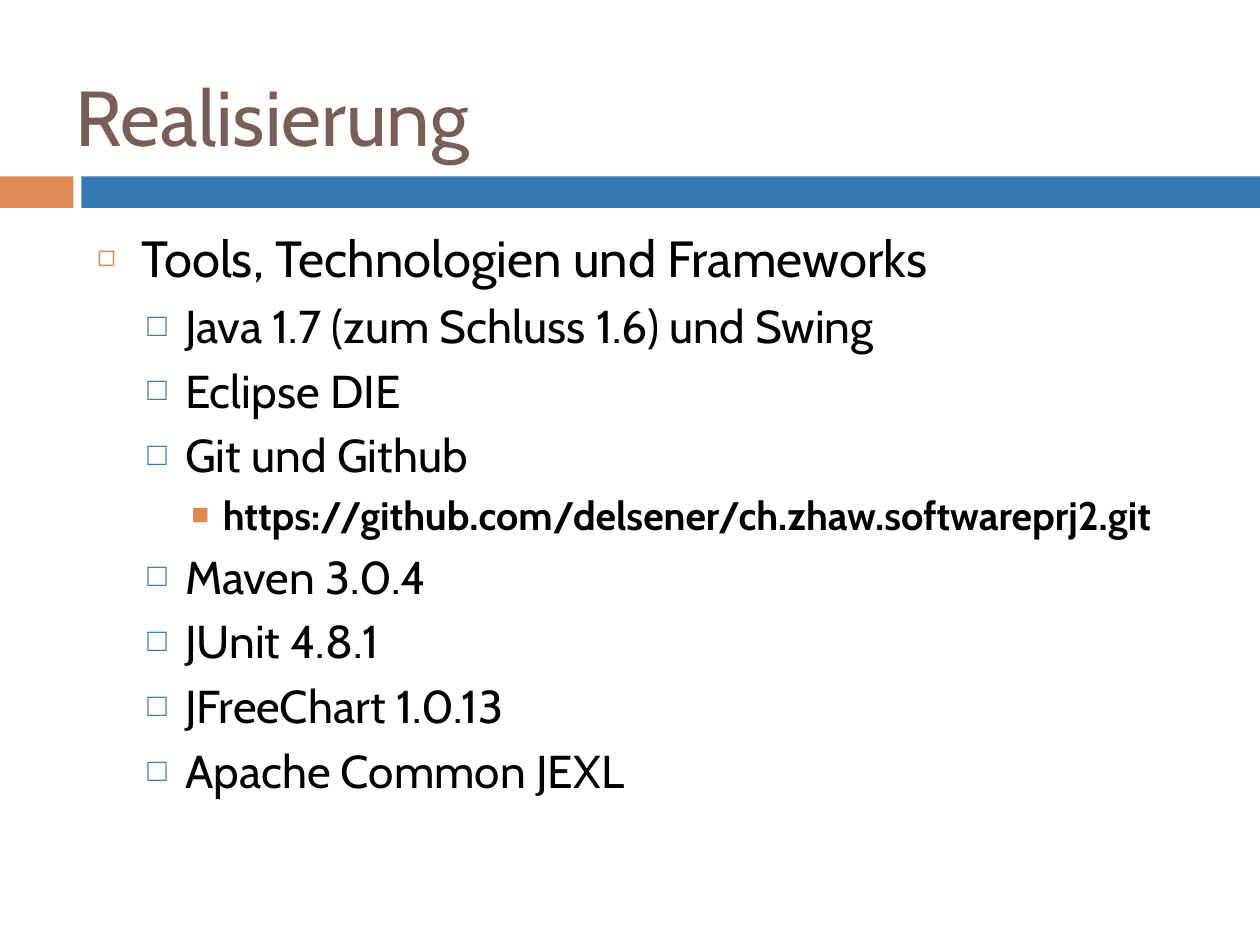
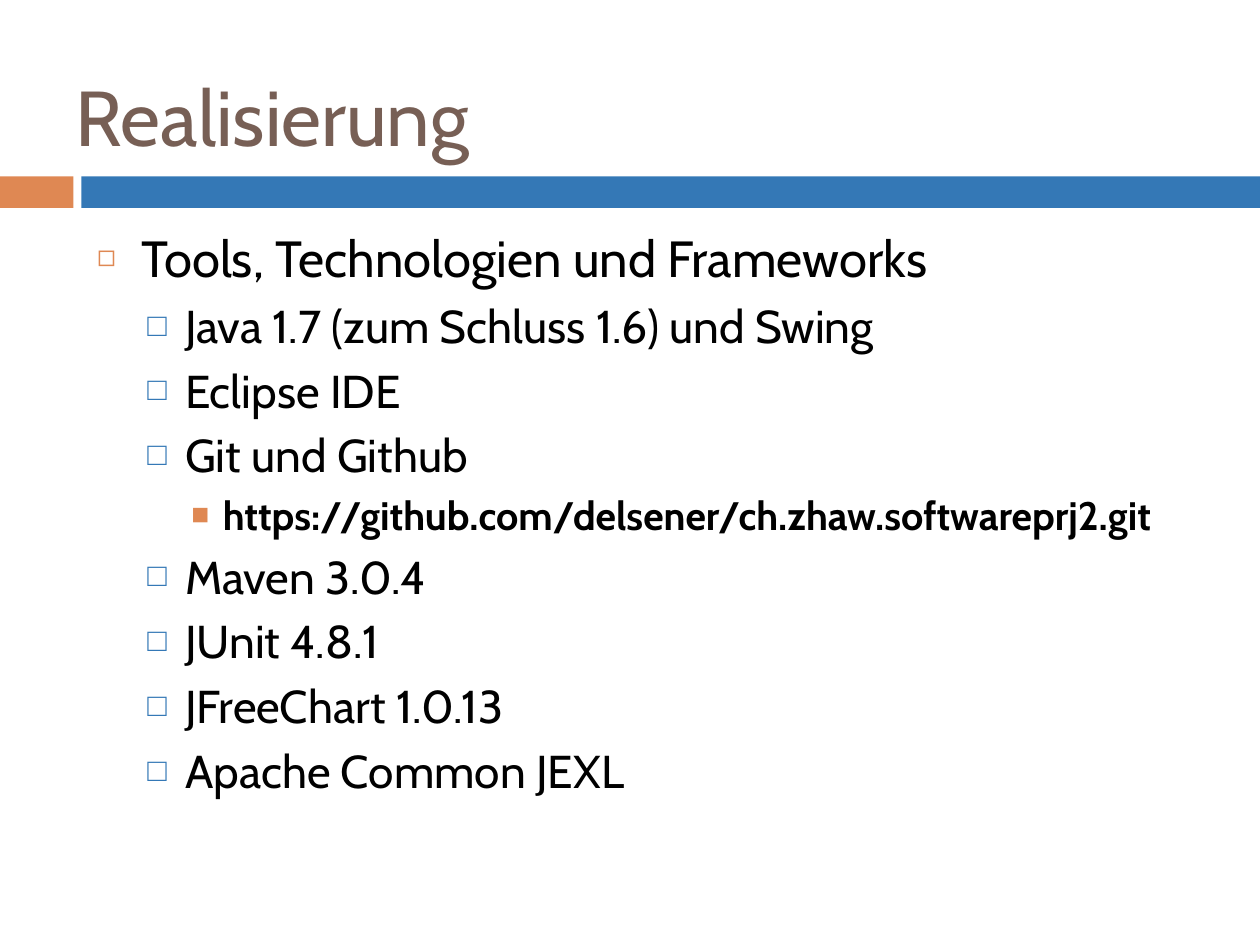
Before and after one commit to delsener/ch.zhaw.softwareprj2, a slide deck: slide 10 of praesentation/presentation.pptx. Drawn at 1260x945 pixels with LibreOffice and Linux fonts; fonts in the diff are those of the drawing; background and template pictures are left out. Boxes give left, top, right and bottom in pixels: in the first picture for what was removed or moved away, otherwise in the second. Text is boxed around its words. In the diff, an @@ line names an element or a change of style, - is before the commit and + after.

```diff
--- a/praesentation/presentation.pptx
+++ b/praesentation/presentation.pptx
@@ text at (185,373,401,419): text changed @@
-  □ Eclipse DIE
+  □ Eclipse IDE
```
Also in this commit, not shown: 1 other slide changed, 2 other files.
